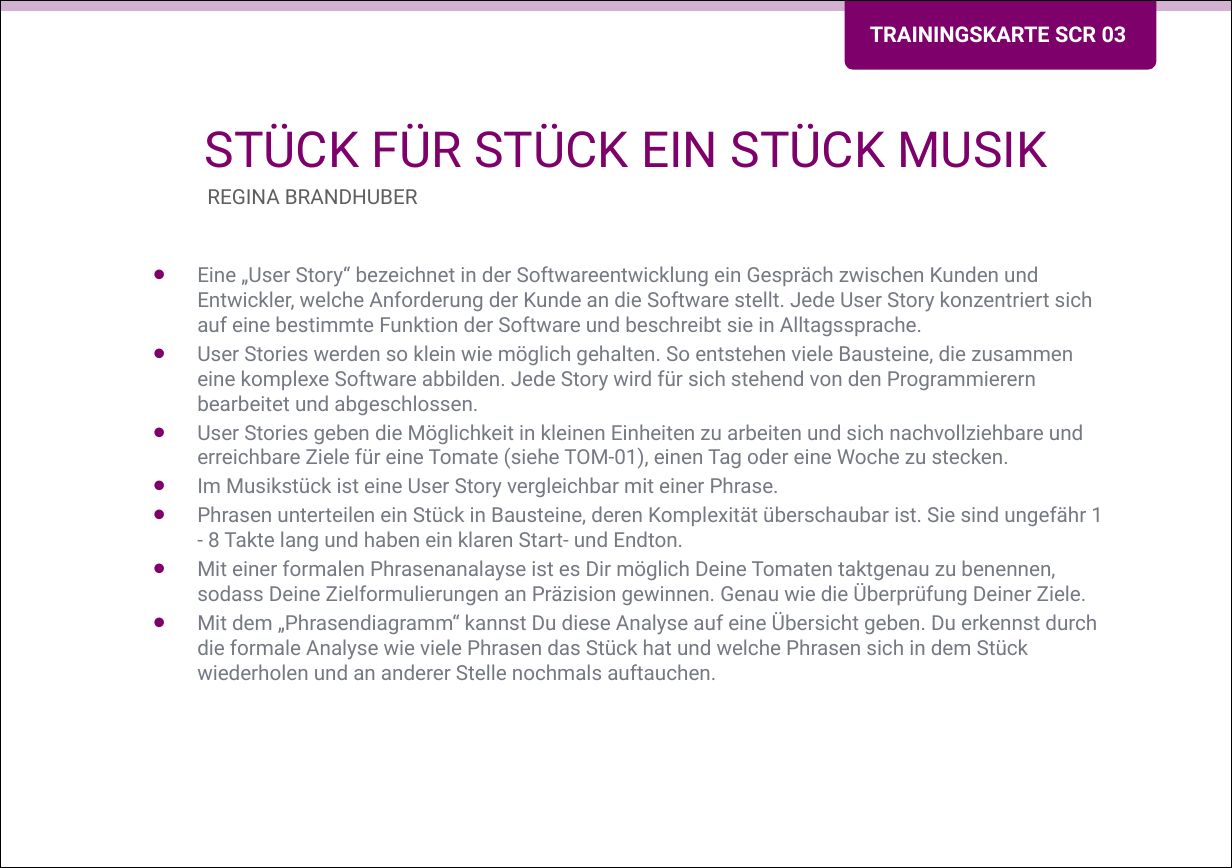
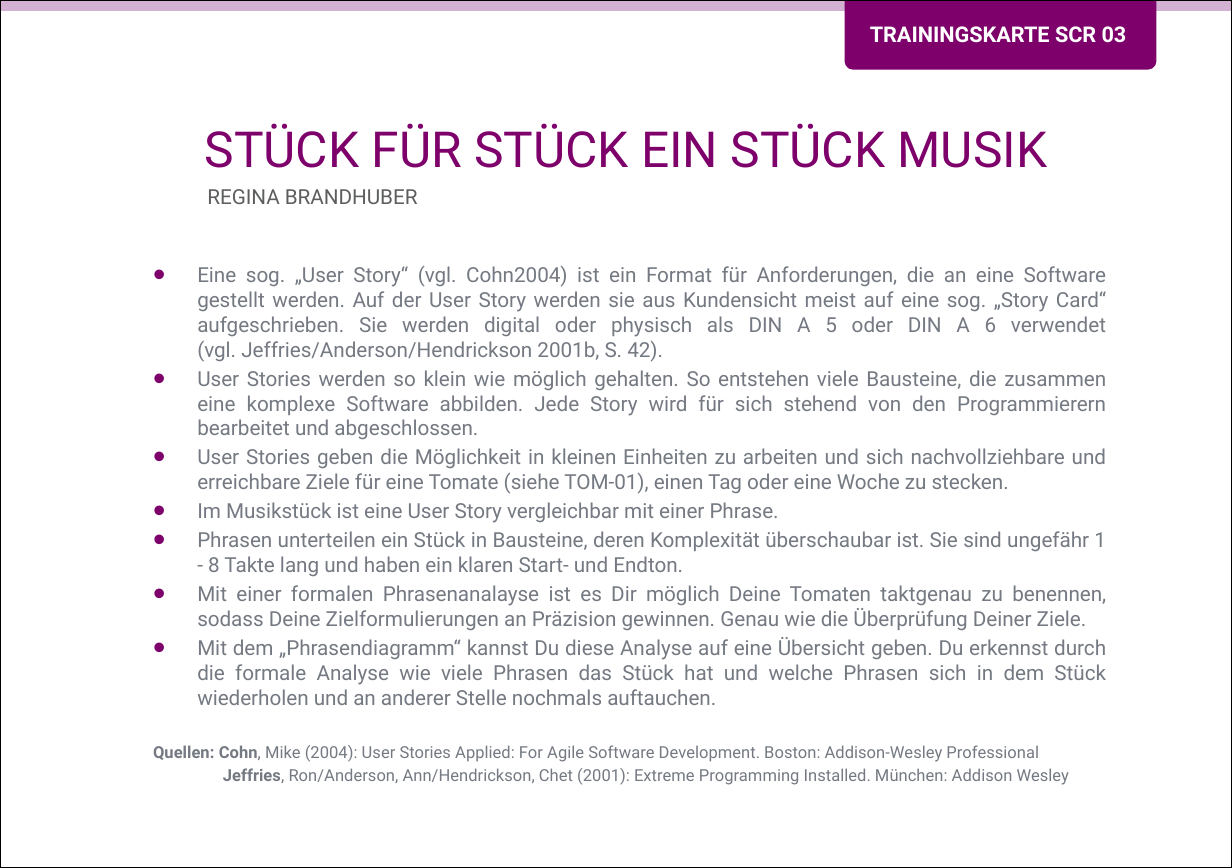
Before and after one commit to Teamtool/training-materials, a slide deck: slide 1 of training-cards/music moves/Scrum (SCR)/ger/apprentice/ger_SCR_03_stueck_fuer_stueck_ein_stueck_musik_MM_A.pptx. Drawn at 1232x868 pixels with LibreOffice and Linux fonts; fonts in the diff are those of the drawing; background and template pictures are left out. Boxes give left, top, right and bottom in pixels: in the first picture for what was removed or moved away, otherwise in the second. Text is boxed around its words. In the diff, an @@ line names an element or a change of style, - is before the commit and + after.

Commit message:
SCR 03 Blocksatz und Quellen

```diff
--- a/training-cards/music moves/Scrum (SCR)/ger/apprentice/ger_SCR_03_stueck_fuer_stueck_ein_stueck_musik_MM_A.pptx
+++ b/training-cards/music moves/Scrum (SCR)/ger/apprentice/ger_SCR_03_stueck_fuer_stueck_ein_stueck_musik_MM_A.pptx
@@ text at [197,266,1106,362]: text changed @@
-• Eine „User Story“ bezeichnet in der Softwareentwicklung ein Gespräch zwischen Kunden und Entwickler, welche Anforderung der Kunde an die Software stellt. Jede User Story konzentriert sich auf eine bestimmte Funktion der Software und beschreibt sie in Alltagssprache.
+• Eine sog. „User Story“ (vgl. Cohn2004) ist ein Format für Anforderungen, die an eine Software gestellt werden. Auf der User Story werden sie aus Kundensicht meist auf eine sog. „Story Card“ aufgeschrieben. Sie werden digital oder physisch als DIN A 5 oder DIN A 6 verwendet (vgl. Jeffries/Anderson/Hendrickson 2001b, S. 42).
@@ text at [197,370,1106,705]: alignment left to justified @@
@@ text at [153,745,1069,785]: paragraphs added @@
+Quellen: Cohn, Mike (2004): User Stories Applied: For Agile Software Development. Boston: Addison-Wesley Professional
+Jeffries, Ron/Anderson, Ann/Hendrickson, Chet (2001): Extreme Programming Installed. München: Addison Wesley
```
Also in this commit, not shown: 1 other slide changed, 1 other file.
